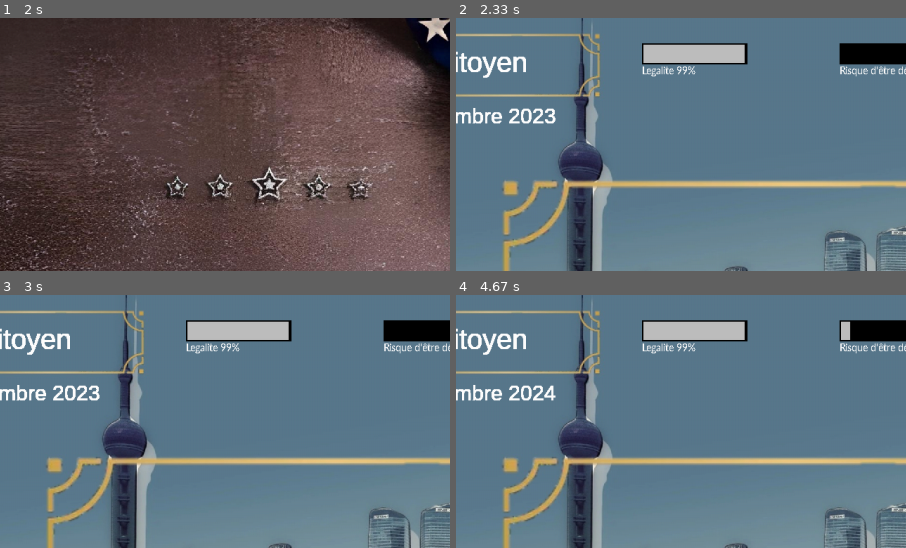
Above: before the commit, frames 1-4 (two rows, left to right).
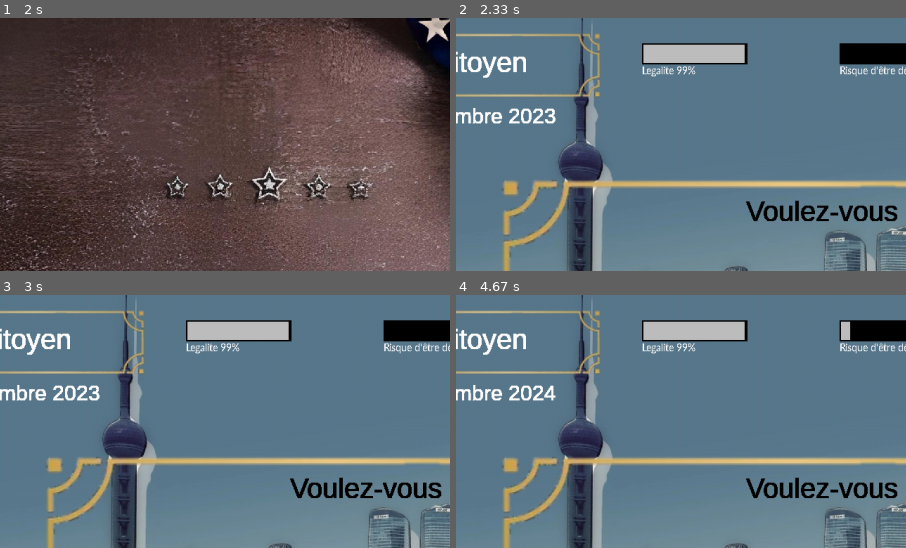
Above: after the commit, the same moments.

Repository: QuentinBubu/trophees-nsi-2022
Game: pygame game, started from main.py
Two runs of this game, one before a commit and one after it. Both use one fixed random seed, a clock stepped at 60 frames per second and the inputs below.
Inputs (mouse positions are % of the whole screen's width and height, from its top left):
- Up to frame 1 (2 s): press the mouse at (47, 33) at 1.87 s; move the mouse to (67, 60) at 1.97 s
- Up to frame 2 (2.33 s): release the mouse at (88, 88) at 2.1 s; press the mouse at (47, 33) at 2.2 s; move the mouse to (61, 37) at 2.3 s
- Up to frame 3 (3 s): release the mouse at (76, 41) at 2.43 s; press the mouse at (47, 33) at 2.53 s; move the mouse to (40, 26) at 2.63 s; release the mouse at (32, 19) at 2.77 s
- Up to frame 4 (4.67 s): click (61, 20) at 3.72 s; press the mouse at (61, 20) at 4.03 s; move the mouse to (51, 40) at 4.13 s; release the mouse at (41, 59) at 4.27 s; click (27, 84) at 4.38 s
The pictures show only the part of the screen within x 9-59%, y 0-50%; the shares and areas given below are measured in that part.

Frame 1 is identical in both runs. In frame 2, 1.2% of the frame differs, in the area x 64-99%, y 71-81%; in frame 3, 1.2%; in frame 4, 1.2%.

Commit message:
Ajout pré phrase

Diff:
--- a/main.py
+++ b/main.py
@@ -94,6 +94,7 @@
                     for bouton in interragibles:
                         # Du fait que le bouton est laché, il ne peut pas y avoir de bouton clické
                         if bouton.is_clicked() and not arret:
+                            screen.remove_on_screen("vv")
                             screen.remove_on_screen(EVENT)
                             screen.remove_on_screen(GRADE)
                             choix = bouton.click()
@@ -145,8 +146,10 @@
             # Et on remplace par les nouvelles infos
             afficher_text(g.grade.capitalize(), screen, screen.font40, GRADE, (0.12, 0.055))
             if g.get_grade() == PRESIDENT or g.get_grade() == CITOYEN :
+                afficher_text("Voulez-vous", screen, screen.font40, "vv", (0.5, 0.35), True, NOIR)
                 afficher_text(evenement[1]['titre'], screen, screen.font, EVENT, (0.5, 0.5), True, NOIR)
             else :
+                afficher_text("Voulez-vous", screen, screen.font40, "vv", (0.5, 0.35), True, BLANC)
                 afficher_text(evenement[1]['titre'], screen, screen.font, EVENT, (0.5, 0.5), True, BLANC)
             afficher_text(g.jauges.temps.get_date(), screen, screen.font, DATE, (0.12, 0.17))
             jauge_leg.remplissage(g.jauges.legalite.get_leg(),100)
